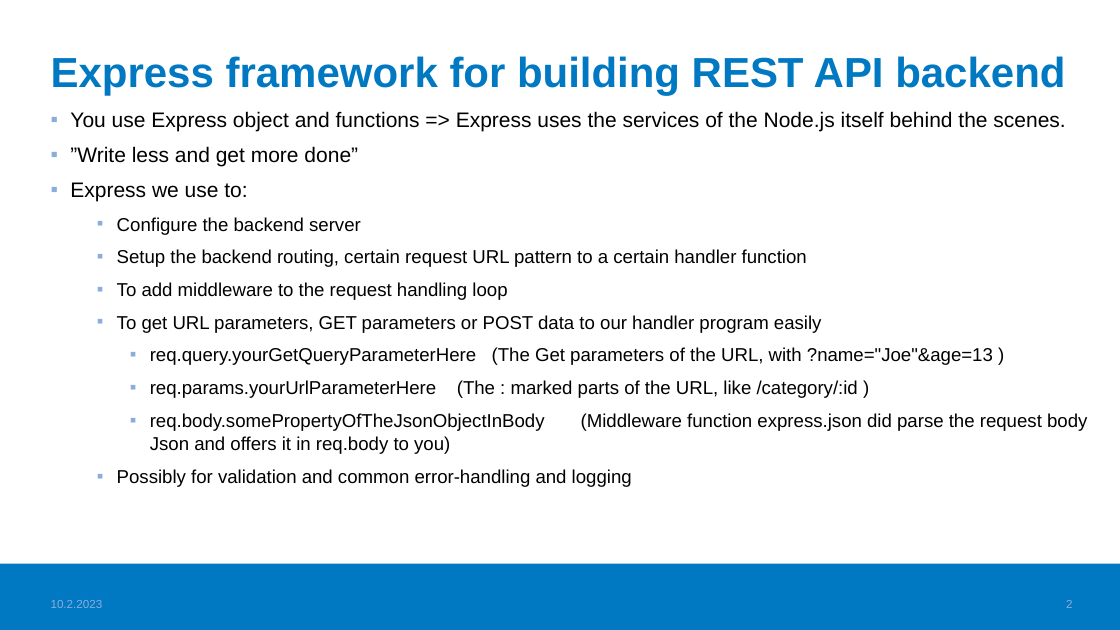
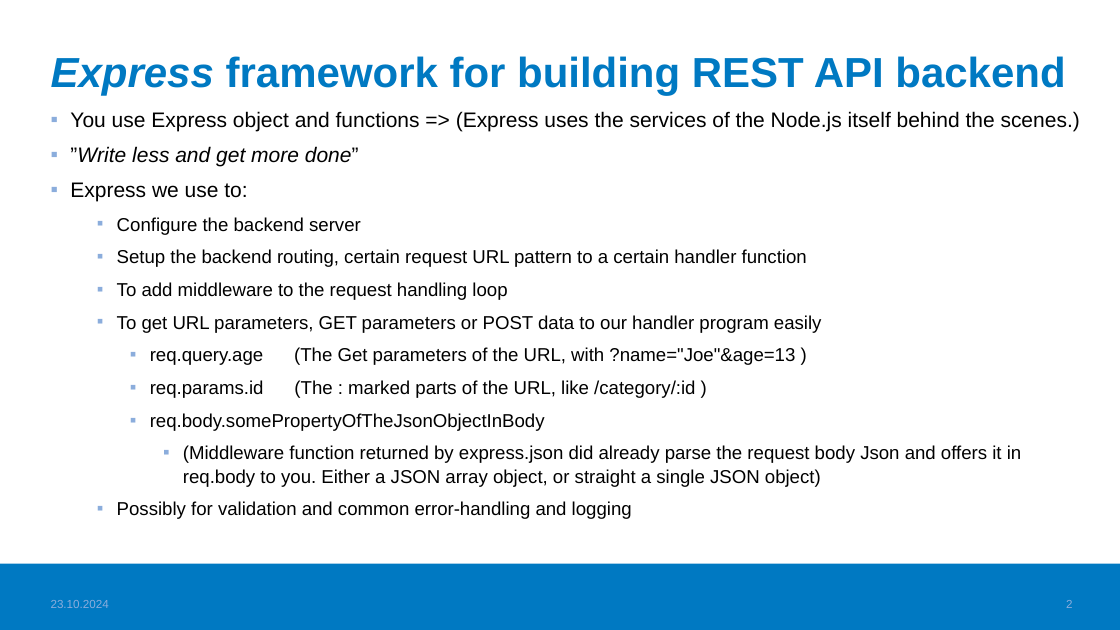
Before and after one commit to haagahelia/ohke-teknologiat, a slide deck: slide 2 of 05_es6_node/NodeJS_demo/02_nodejs/Express_and_middleware.pptx. Drawn at 1120x630 pixels with LibreOffice and Linux fonts; fonts in the diff are those of the drawing; background and template pictures are left out. Boxes give left, top, right and bottom in pixels: in the first picture for what was removed or moved away, otherwise in the second. Text is boxed around its words. In the diff, an @@ line names an element or a change of style, - is before the commit and + after.

Commit message:
Upd docker info cmds, Node and Express information

```diff
--- a/05_es6_node/NodeJS_demo/02_nodejs/Express_and_middleware.pptx
+++ b/05_es6_node/NodeJS_demo/02_nodejs/Express_and_middleware.pptx
@@ title "Express framework for building REST ..." at [51, 56, 1065, 96]: italic on in "Express" @@
@@ text at [70, 111, 1080, 132]: text changed @@
-▪ You use Express object and functions => Express uses the services of the Node.js itself behind the scenes.
+▪ You use Express object and functions => (Express uses the services of the Node.js itself behind the scenes.)
@@ text at [70, 146, 359, 167]: italic on in "”Write less and get more done”" @@
@@ text at [150, 347, 1021, 487]: text changed @@
-    ▪ req.query.yourGetQueryParameterHere (The Get parameters of the URL, with ?name="Joe"&age=13 )
-    ▪ req.params.yourUrlParameterHere (The : marked parts of the URL, like /category/:id )
-    ▪ req.body.somePropertyOfTheJsonObjectInBody (Middleware function express.json did parse the request body Json and offers it in req.body to you)
+    ▪ req.query.age (The Get parameters of the URL, with ?name="Joe"&age=13 )
+    ▪ req.params.id (The : marked parts of the URL, like /category/:id )
+    ▪ req.body.somePropertyOfTheJsonObjectInBody
+      ▪ (Middleware function returned by express.json did already parse the request body Json and offers it in req.body to you. Either a JSON array object, or straight a single JSON object)
@@ text at [51, 600, 109, 608]: text changed @@
-10.2.2023
+23.10.2024
```
Also in this commit, not shown: 3 other slides changed, 6 other files.
